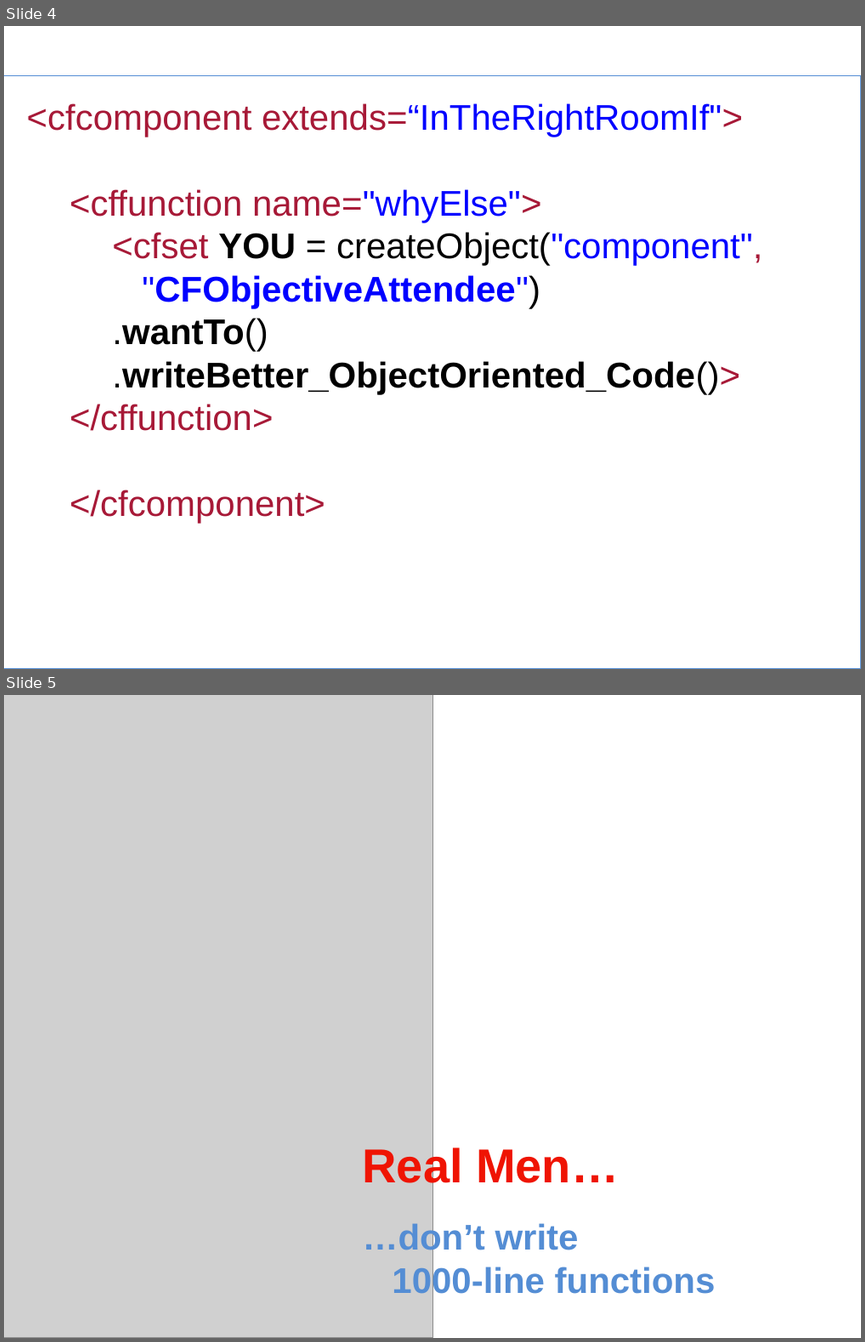
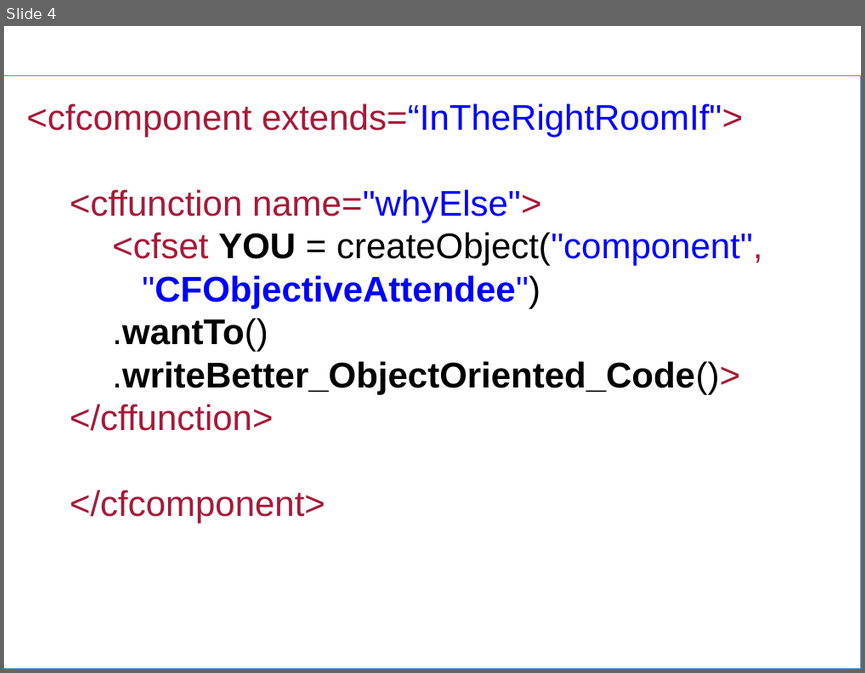
Before and after one commit to marcesher/mxunit-cfmeetups, a slide deck: CFObjective2009TDD/ppt/Esher_TestableCode.ppt. Shown one above the other, each under a label of ours: slides 4 and 5 before the commit, slide 4 after it. The pictures are 865x1342 and 865x673 pixels, drawn with LibreOffice and Linux fonts; fonts in the diff are those of the drawing; grey boxes stand for pictures; background and template pictures are left out. Boxes give left, top, right and bottom in pixels: in the first picture for what was removed or moved away, otherwise in the second. Text is boxed around its words. In the diff, an @@ line names an element or a change of style, - is before the commit and + after.

```diff
--- a/CFObjective2009TDD/ppt/Esher_TestableCode.ppt
+++ b/CFObjective2009TDD/ppt/Esher_TestableCode.ppt
@@ slide 5 removed at (x1=4, y1=695, x2=861, y2=1338), background #FFFFFF @@
@@ picture removed at (x1=4, y1=695, x2=433, y2=1338) @@
@@ text removed at (x1=363, y1=1145, x2=715, y2=1299) @@
-Real Men…
-…don’t write
-1000-line functions
```
Also in this commit, not shown: 6 other files.
